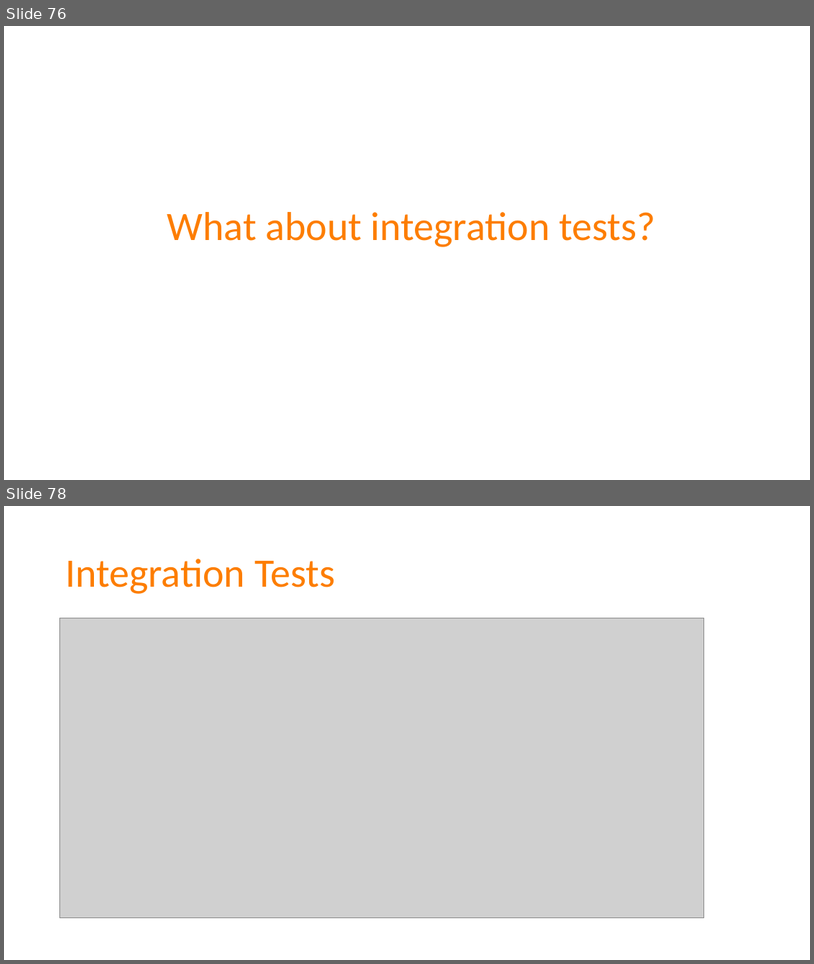
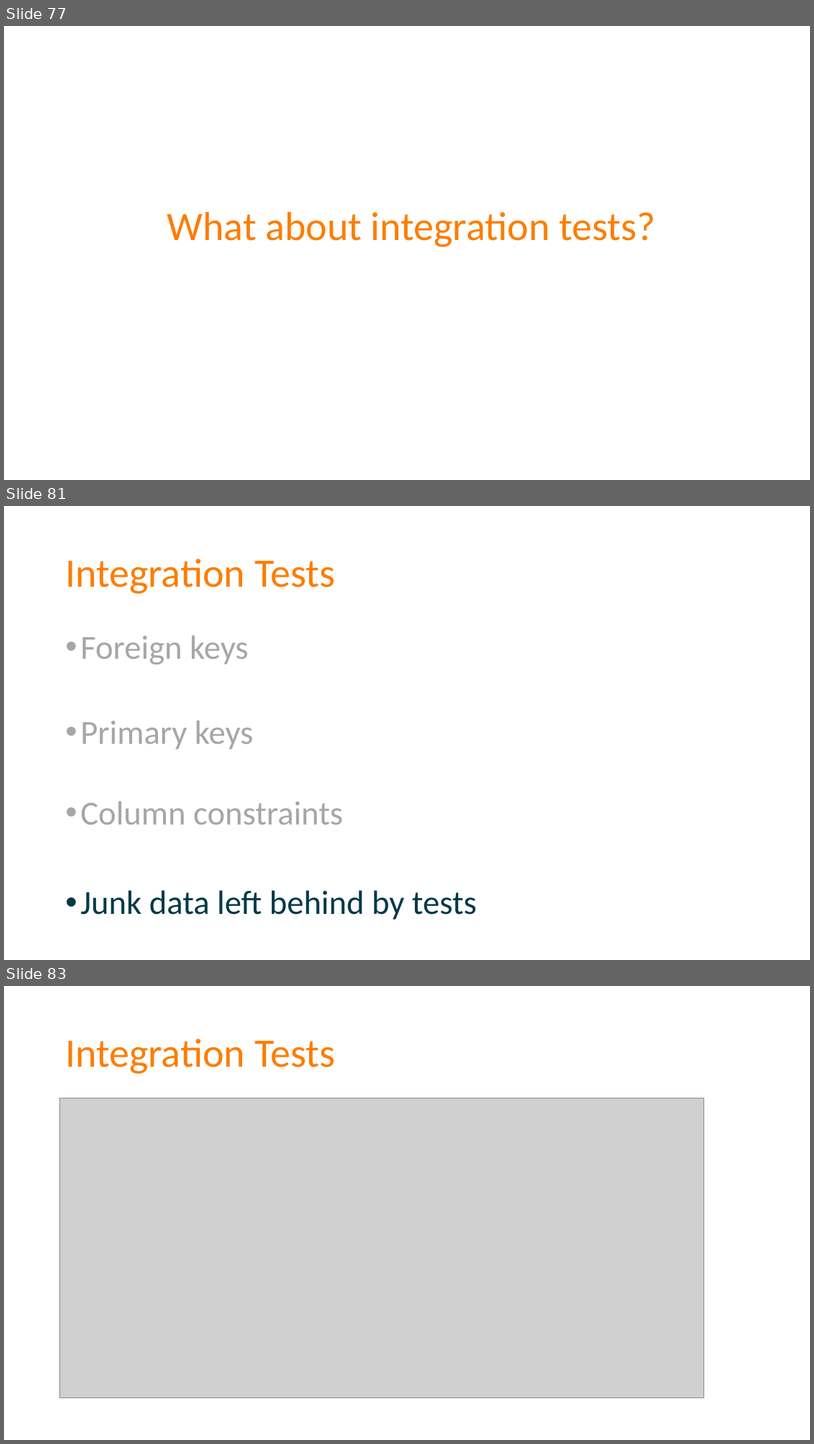
Before and after one commit to spetryjohnson/Talk-Patterns_of_Effective_Test_Setup, a slide deck: POETS - CodeMash 2017.pptx. Shown one above the other, each under a label of ours: slides 76 and 78 before the commit, slides 77, 81 and 83 after it; the slides between them are not shown. The pictures are 814x964 and 814x1444 pixels, drawn with LibreOffice and Linux fonts; fonts in the diff are those of the drawing; grey boxes stand for pictures. Boxes give left, top, right and bottom in pixels: in the first picture for what was removed or moved away, otherwise in the second. Text is boxed around its words. In the diff, an @@ line names an element or a change of style, - is before the commit and + after.

Commit message:
Added #1 rule of integration tests

```diff
--- a/POETS - CodeMash 2017.pptx
+++ b/POETS - CodeMash 2017.pptx
@@ slide 81 added at (4,506,810,960), background #FFFFFF @@
@@ title added at (65,559,335,594), 48 pt, text #FD7D00 @@
+Integration Tests
@@ text added at (80,636,477,919), 40 pt, text #A6A6A6 @@
+• Foreign keys
+• Primary keys
+• Column constraints
+• Junk data left behind by tests
@@ what was slide 76 is now slide 77 @@
@@ what was slide 78 is now slide 83 @@
```
Also in this commit, not shown: 6 slides changed, 7 other slides added, 3 slides removed, 1 other file.
